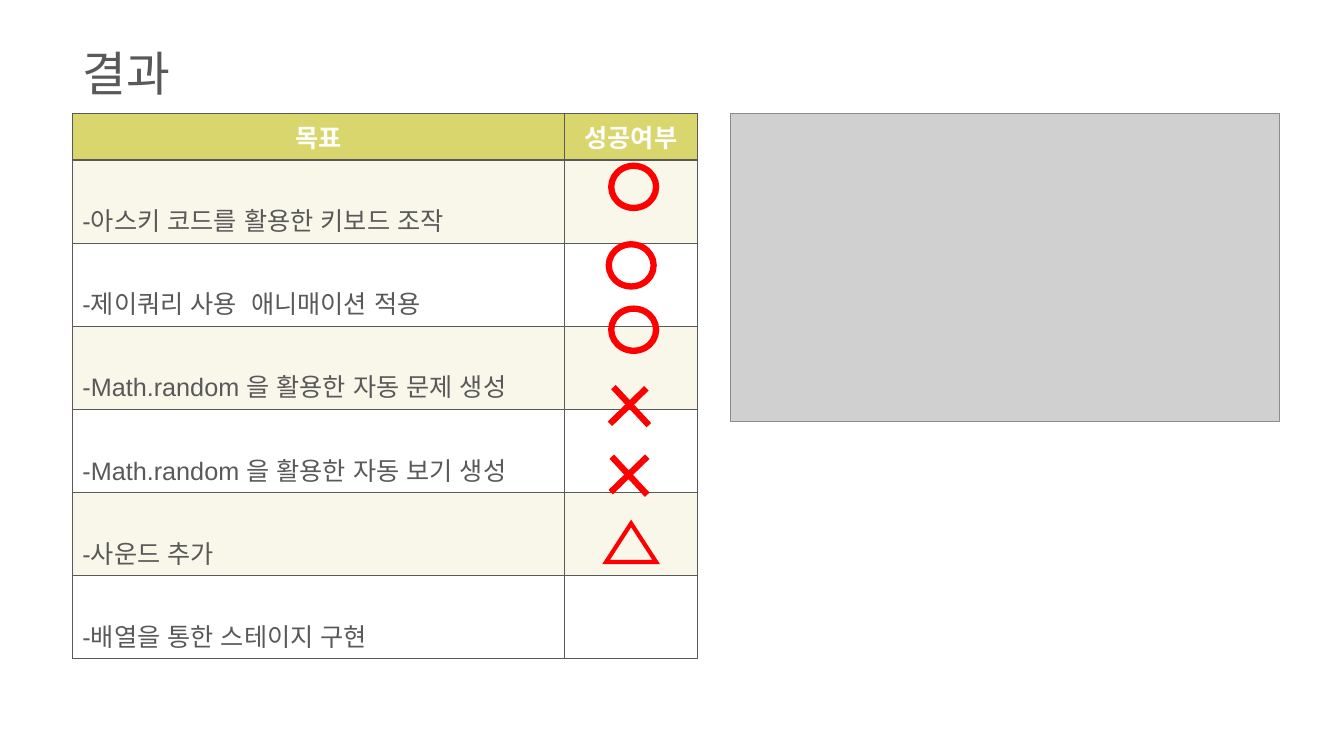
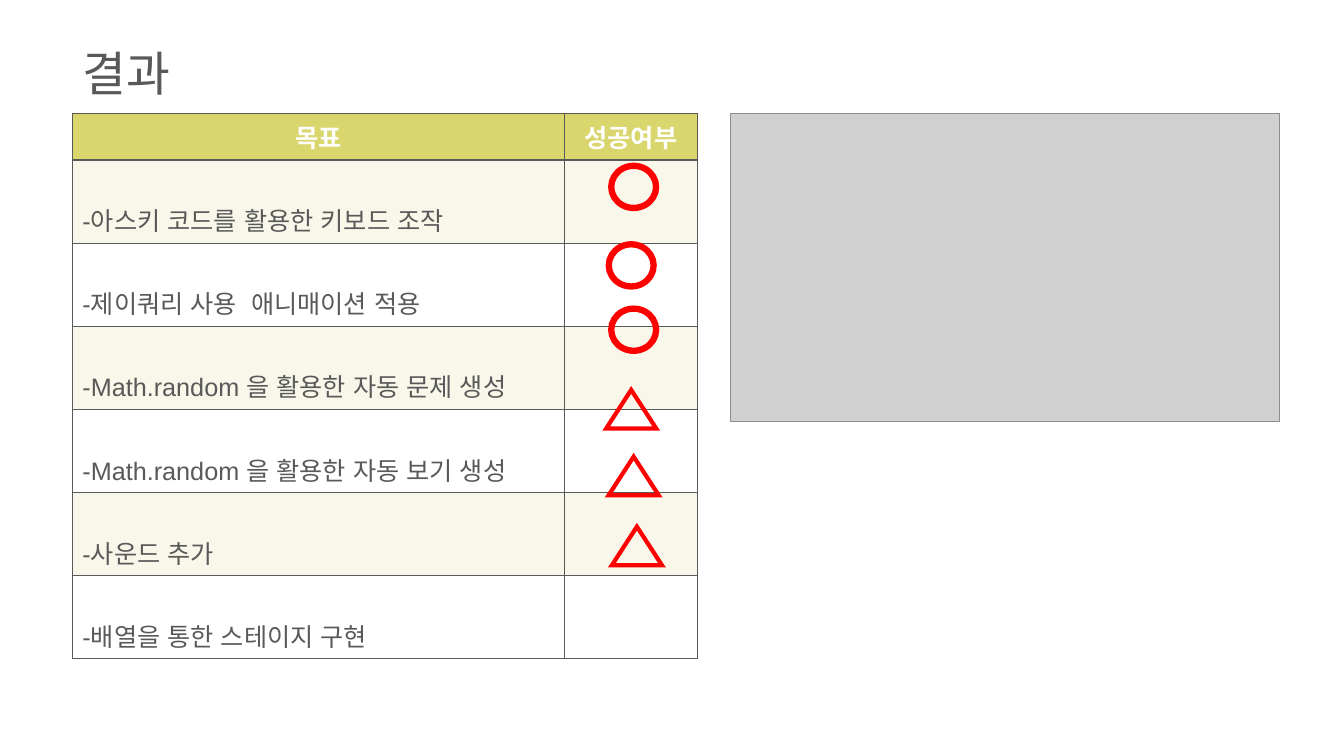
Before and after one commit to AVOCAT-STUDIO/shootinggame, a slide deck: slide 5 of project-0613-master/PPT 준비.pptx. Drawn at 1344x756 pixels with LibreOffice and Linux fonts; fonts in the diff are those of the drawing; grey boxes stand for pictures; background and template pictures are left out. Boxes give left, top, right and bottom in pixels: in the first picture for what was removed or moved away, otherwise in the second. Text is boxed around its words. In the diff, an @@ line names an element or a change of style, - is before the commit and + after.

```diff
--- a/project-0613-master/PPT 준비.pptx
+++ b/project-0613-master/PPT 준비.pptx
@@ line removed from (646, 388) to (610, 423) @@
@@ line removed from (614, 387) to (649, 425) @@
@@ triangle added at (606, 390, 656, 429), outline #FF0000 3 pt @@
@@ triangle: place and size @@
-triangle at (606, 523, 656, 562)
+triangle at (609, 457, 659, 495)
@@ line removed from (647, 457) to (611, 492) @@
@@ line removed from (612, 457) to (647, 495) @@
@@ triangle added at (612, 527, 662, 566), outline #FF0000 3 pt @@
```
Also in this commit, not shown: 2 other slides changed, 3 other files.
